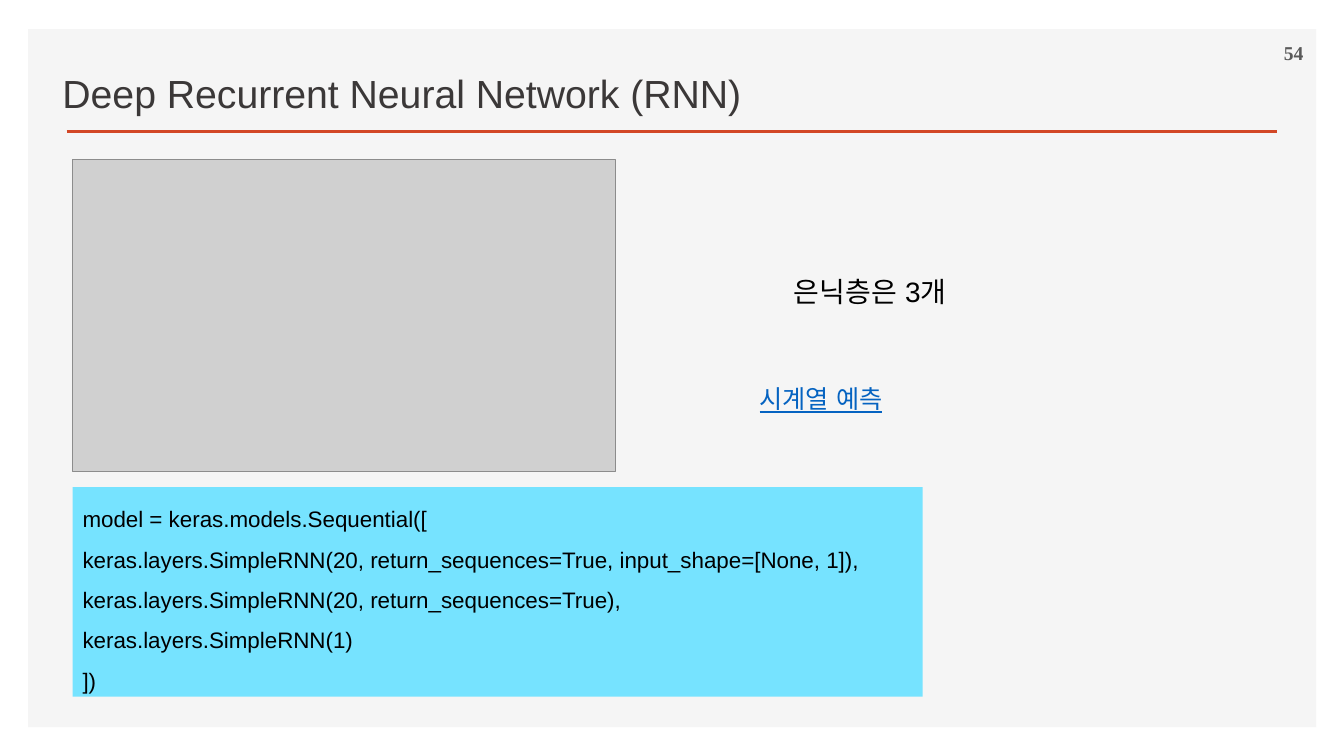
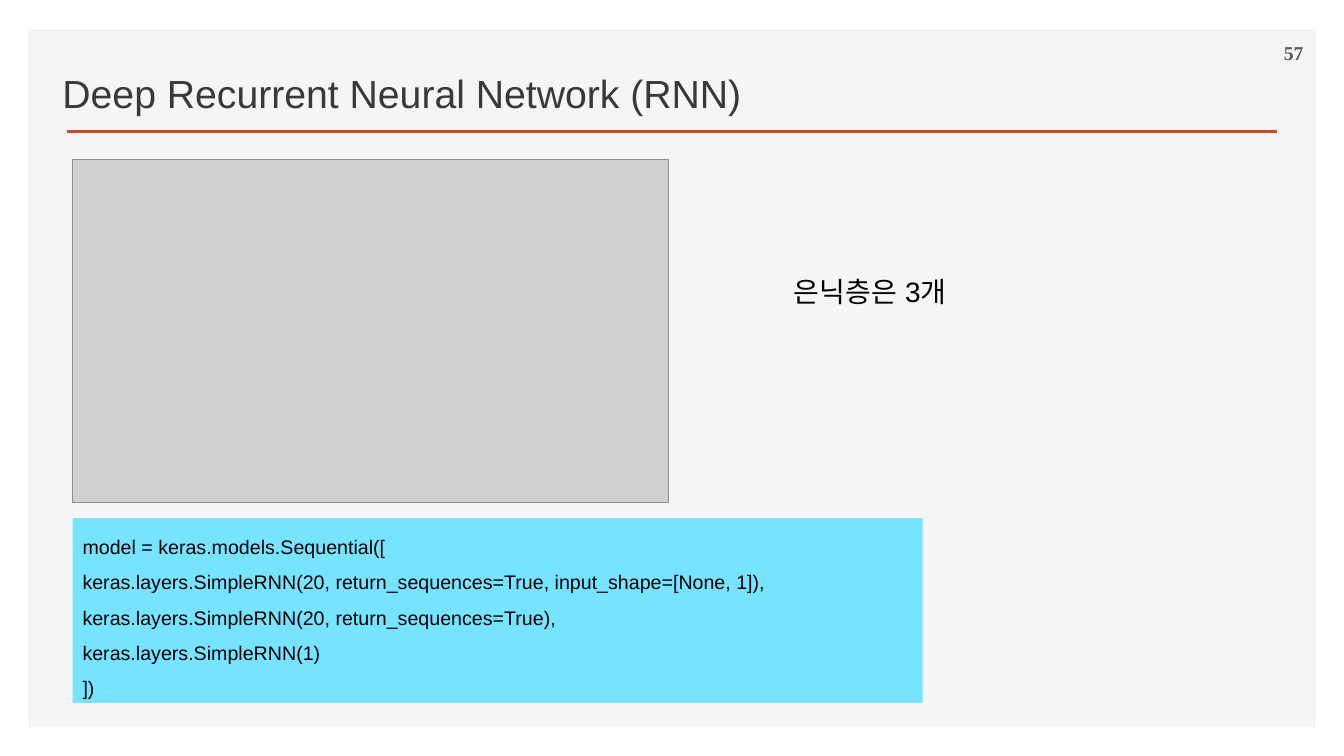
Before and after one commit to ancestor9/2026_Fall_Deep-Learning-with-Python, a slide deck: slide 57 of Chapter 13 Timeseries forecasting.pptx (slide 54 before the commit). Drawn at 1344x756 pixels with LibreOffice and Linux fonts; fonts in the diff are those of the drawing; grey boxes stand for pictures; background and template pictures are left out. Boxes give left, top, right and bottom in pixels: in the first picture for what was removed or moved away, otherwise in the second. Text is boxed around its words. In the diff, an @@ line names an element or a change of style, - is before the commit and + after.

```diff
--- a/Chapter 13 Timeseries forecasting.pptx
+++ b/Chapter 13 Timeseries forecasting.pptx
@@ page number at bbox=[1284, 47, 1304, 60]: text changed @@
-54
+57
@@ picture: place and size @@
-picture at bbox=[73, 159, 615, 472]
+picture at bbox=[73, 159, 669, 503]
@@ text removed at bbox=[760, 387, 882, 413] @@
-시계열 예측
@@ rectangle "model = keras.models.Sequential([": place and size @@
-rectangle "model = keras.models.Sequential([" at bbox=[73, 487, 923, 697]
+rectangle "model = keras.models.Sequential([" at bbox=[73, 518, 923, 703]
@@ rectangle "model = keras.models.Sequential([" at bbox=[73, 518, 923, 703]: size 16 to 14 pt @@
```
Also in this commit, not shown: 21 other slides changed, 4 slides added, 1 slide removed.
